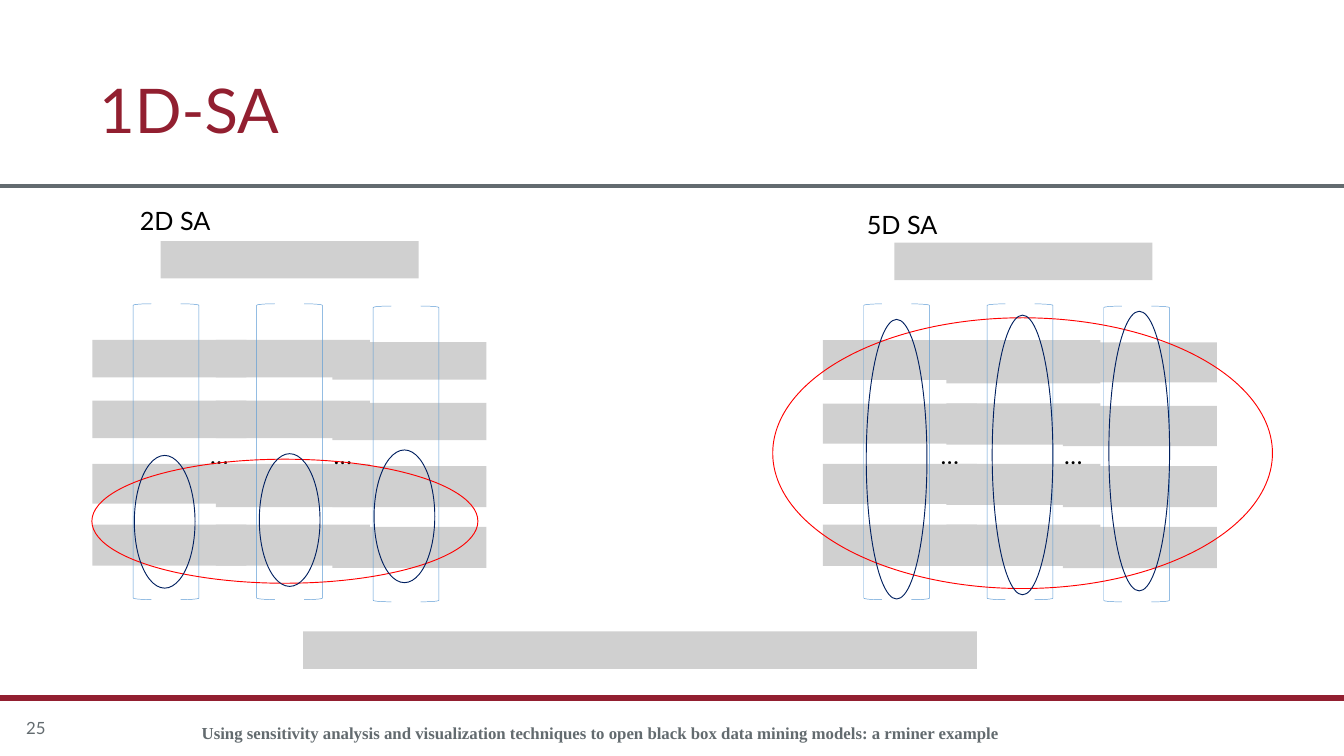
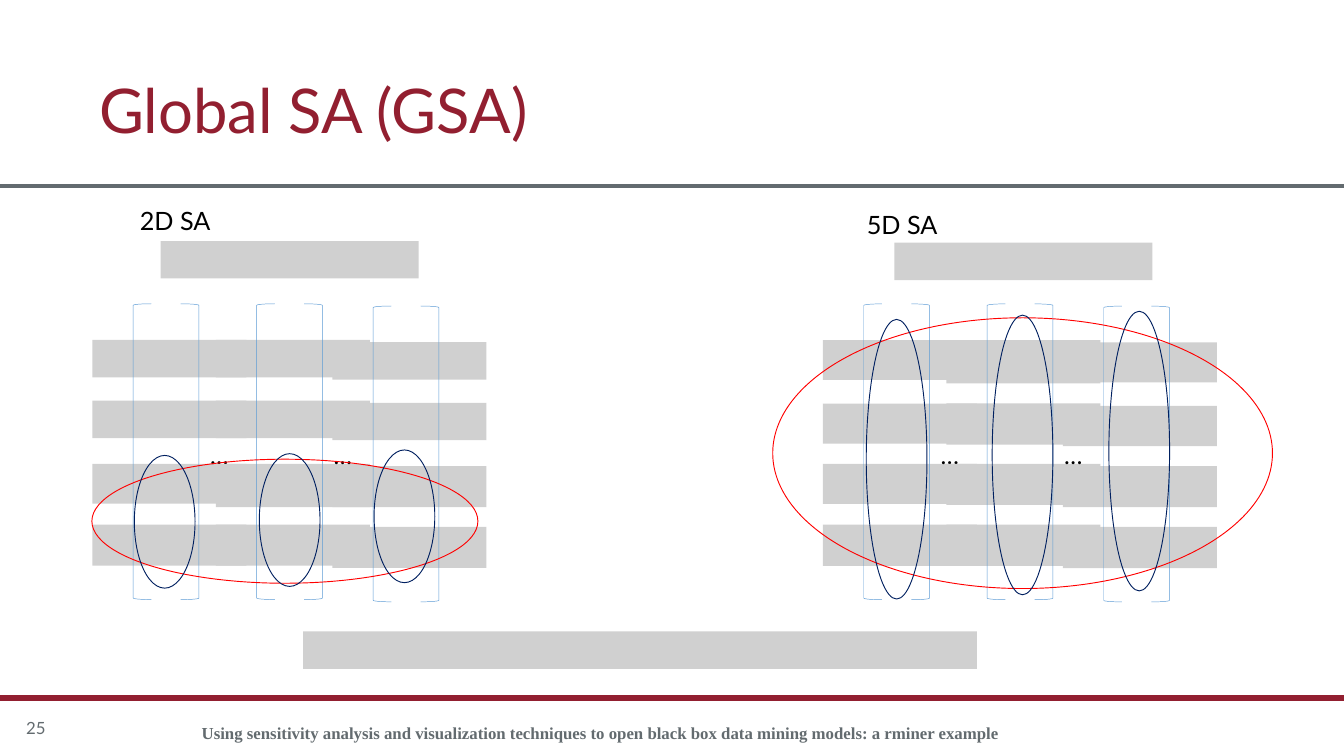
Before and after one commit to rgonzalezmoyano/Cafee, a slide deck: slide 25 of articulo 1 XAI/Apuntes/Sensitivity analysis/Presentación SA.pptx. Drawn at 1344x756 pixels with LibreOffice and Linux fonts; fonts in the diff are those of the drawing; grey boxes stand for pictures; background and template pictures are left out. Boxes give left, top, right and bottom in pixels: in the first picture for what was removed or moved away, otherwise in the second. Text is boxed around its words. In the diff, an @@ line names an element or a change of style, - is before the commit and + after.

```diff
--- a/articulo 1 XAI/Apuntes/Sensitivity analysis/Presentación SA.pptx
+++ b/articulo 1 XAI/Apuntes/Sensitivity analysis/Presentación SA.pptx
@@ title at (99,85,528,142): text changed @@
-1D-SA
+Global SA (GSA)
```
Also in this commit, not shown: 1 other slide changed, 1 slide added, 2 other files.
